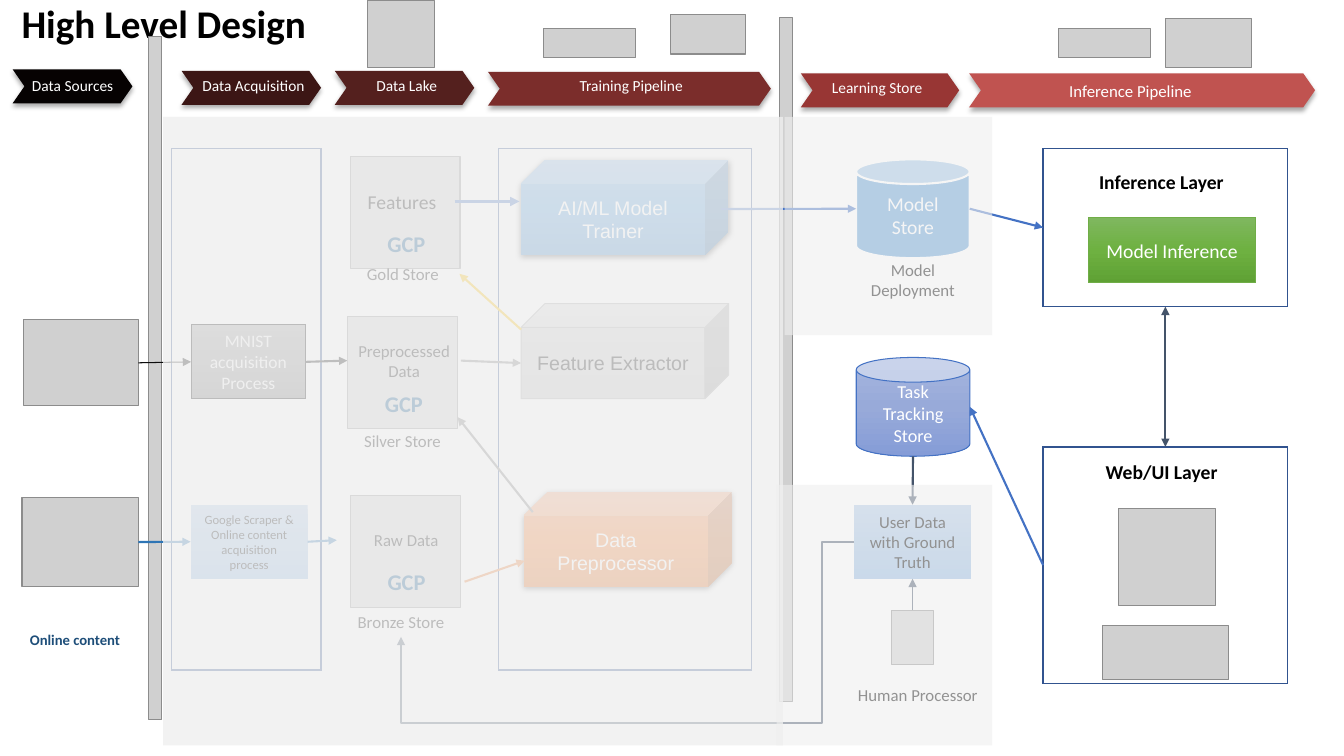
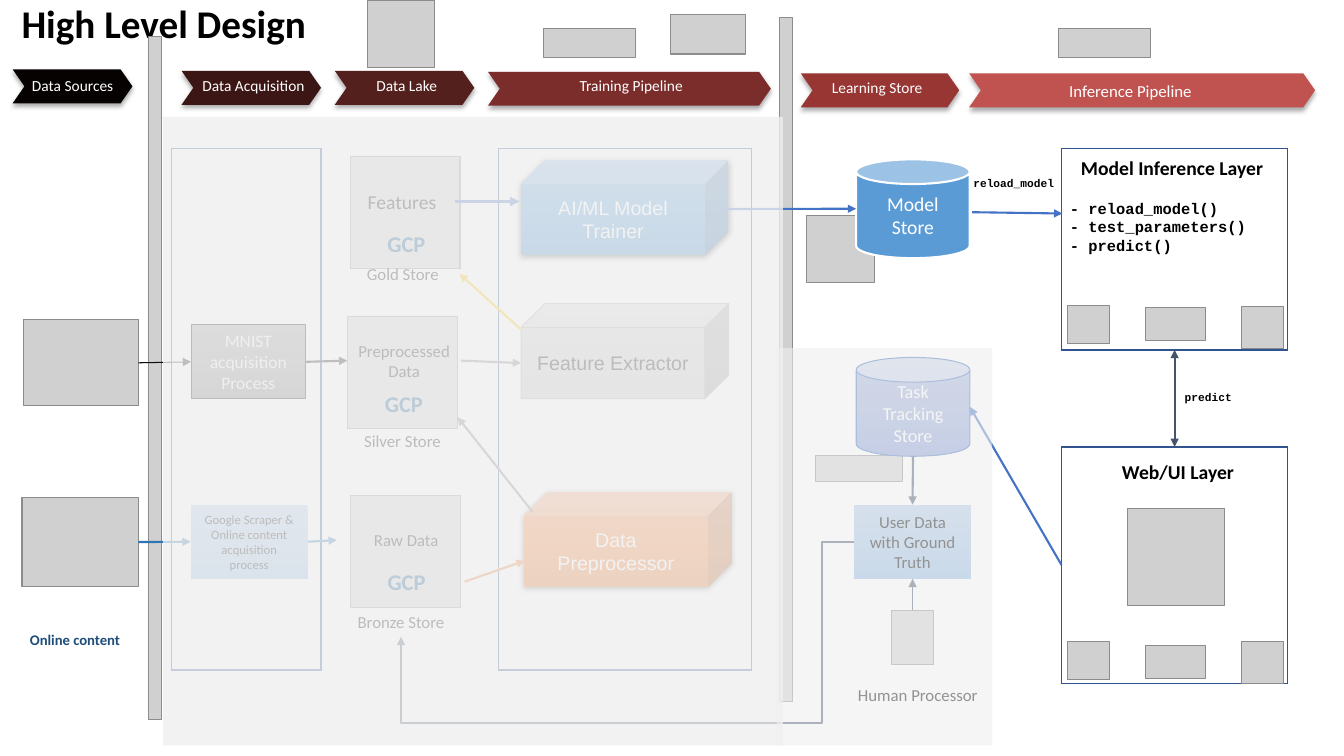
Before and after one commit to ds-pergola/handwritten-sudoku, a slide deck: slide 4 of Architecture-data-v2.pptx. Drawn at 1344x756 pixels with LibreOffice and Linux fonts; fonts in the diff are those of the drawing; grey boxes stand for pictures. Boxes give left, top, right and bottom in pixels: in the first picture for what was removed or moved away, otherwise in the second. Text is boxed around its words. In the diff, an @@ line names an element or a change of style, - is before the commit and + after.

```diff
--- a/Architecture-data-v2.pptx
+++ b/Architecture-data-v2.pptx
@@ rectangle removed at (x1=784, y1=117, x2=992, y2=336) @@
@@ rectangle resized from (x1=1044, y1=148, x2=1289, y2=307) to (x1=1062, y1=148, x2=1288, y2=350) @@
@@ text added at (x1=973, y1=179, x2=1054, y2=189), 8 pt, text #000000, bold @@
+reload_model
@@ text at (x1=1081, y1=161, x2=1263, y2=178): text changed @@
-Inference Layer
+Model Inference Layer
@@ text added at (x1=1088, y1=203, x2=1245, y2=255), 11 pt, text #000000, bold @@
+- reload_model()
+- test_parameters()
+- predict()
@@ picture added at (x1=807, y1=216, x2=874, y2=283) @@
@@ arrow moved from (970, 209) - (1044, 228) to (972, 213) - (1063, 214) @@
@@ rectangle removed at (x1=1089, y1=218, x2=1256, y2=283) @@
-Model Inference
@@ text removed at (x1=871, y1=264, x2=955, y2=299) @@
-Model Deployment
@@ picture added at (x1=1068, y1=306, x2=1110, y2=343) @@
@@ picture resized from (x1=1166, y1=19, x2=1252, y2=68) to (x1=1145, y1=308, x2=1206, y2=341) @@
@@ picture added at (x1=1242, y1=307, x2=1285, y2=349) @@
@@ rectangle resized from (x1=776, y1=485, x2=992, y2=746) to (x1=776, y1=348, x2=992, y2=745) @@
@@ double arrow moved from (1166, 307) - (1166, 447) to (1175, 350) - (1175, 447) @@
@@ arrow moved from (1044, 566) - (970, 407) to (1062, 566) - (970, 407) @@
@@ text added at (x1=1185, y1=394, x2=1232, y2=404), 8 pt, text #000000, bold @@
+predict
@@ rectangle resized from (x1=1044, y1=447, x2=1289, y2=683) to (x1=1062, y1=447, x2=1288, y2=683) @@
@@ picture added at (x1=816, y1=456, x2=902, y2=482) @@
@@ text "Web/UI Layer" moved from (x1=1106, y1=465, x2=1218, y2=482) to (x1=1122, y1=465, x2=1234, y2=482) @@
@@ picture moved from (x1=1119, y1=509, x2=1216, y2=606) to (x1=1127, y1=509, x2=1224, y2=606) @@
@@ picture removed at (x1=1103, y1=626, x2=1229, y2=680) @@
@@ picture added at (x1=1068, y1=642, x2=1110, y2=680) @@
@@ picture added at (x1=1145, y1=645, x2=1206, y2=679) @@
@@ picture added at (x1=1242, y1=642, x2=1285, y2=685) @@
```
Also in this commit, not shown: 4 other files.
